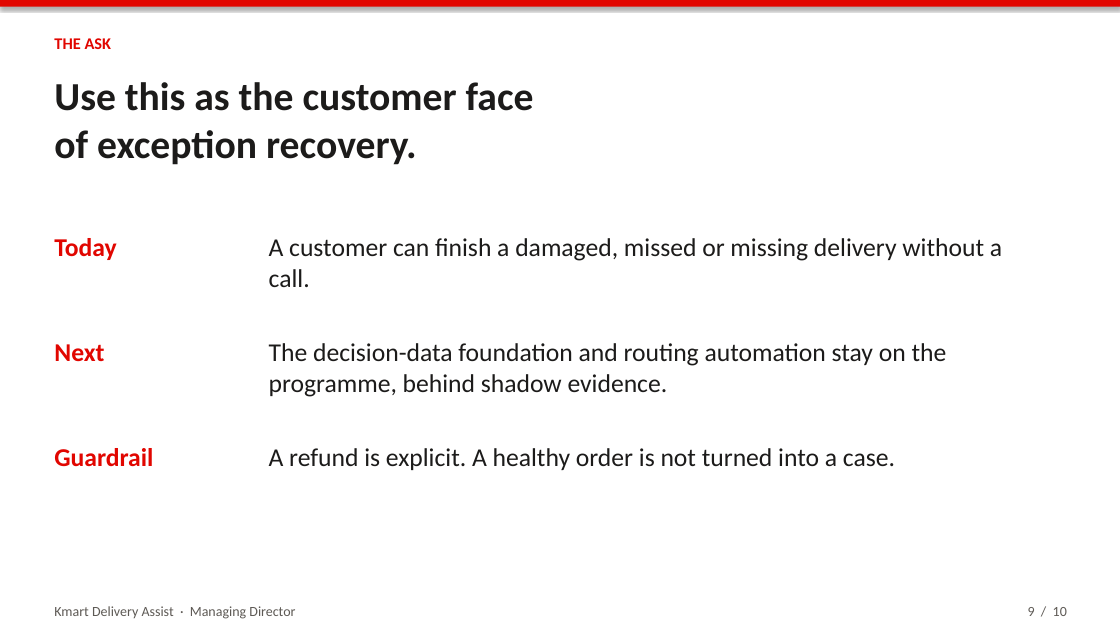
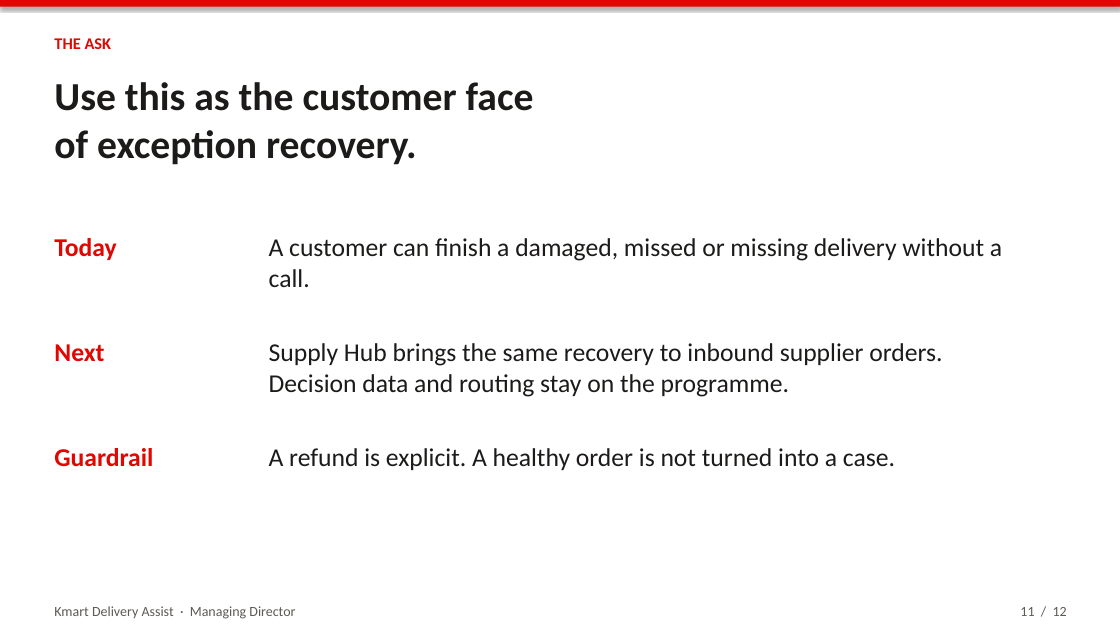
Before and after one commit to Dingchen-Yuan/A3, a slide deck: slide 11 of INFOSYS704 A3/pitch/Kmart-Delivery-Assist-Lab12.pptx (slide 9 before the commit). Drawn at 1120x630 pixels with LibreOffice and Linux fonts; fonts in the diff are those of the drawing. Boxes give left, top, right and bottom in pixels: in the first picture for what was removed or moved away, otherwise in the second. Text is boxed around its words. In the diff, an @@ line names an element or a change of style, - is before the commit and + after.

```diff
--- a/INFOSYS704 A3/pitch/Kmart-Delivery-Assist-Lab12.pptx
+++ b/INFOSYS704 A3/pitch/Kmart-Delivery-Assist-Lab12.pptx
@@ text at (x1=269, y1=343, x2=942, y2=397): text changed @@
-The decision-data foundation and routing automation stay on the programme, behind shadow evidence.
+Supply Hub brings the same recovery to inbound supplier orders. Decision data and routing stay on the programme.
@@ text at (x1=1020, y1=607, x2=1067, y2=616): text changed @@
-9 / 10
+11 / 12
```
Also in this commit, not shown: 7 other slides changed, 3 slides added, 1 other file.
